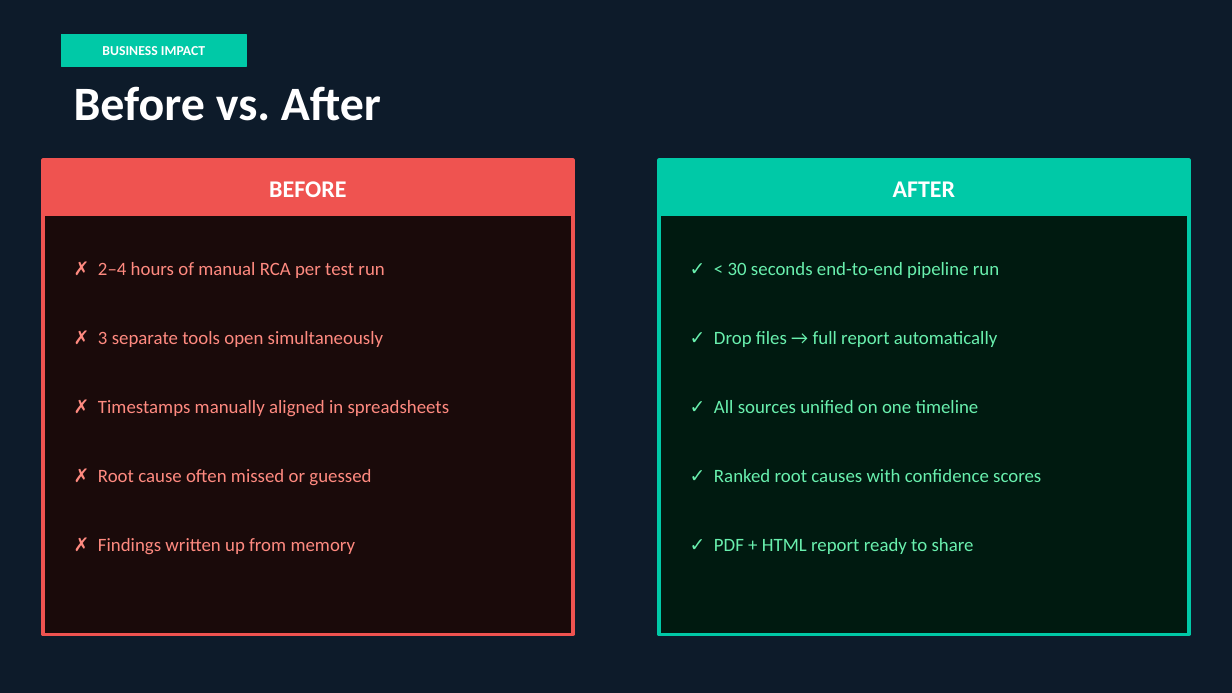
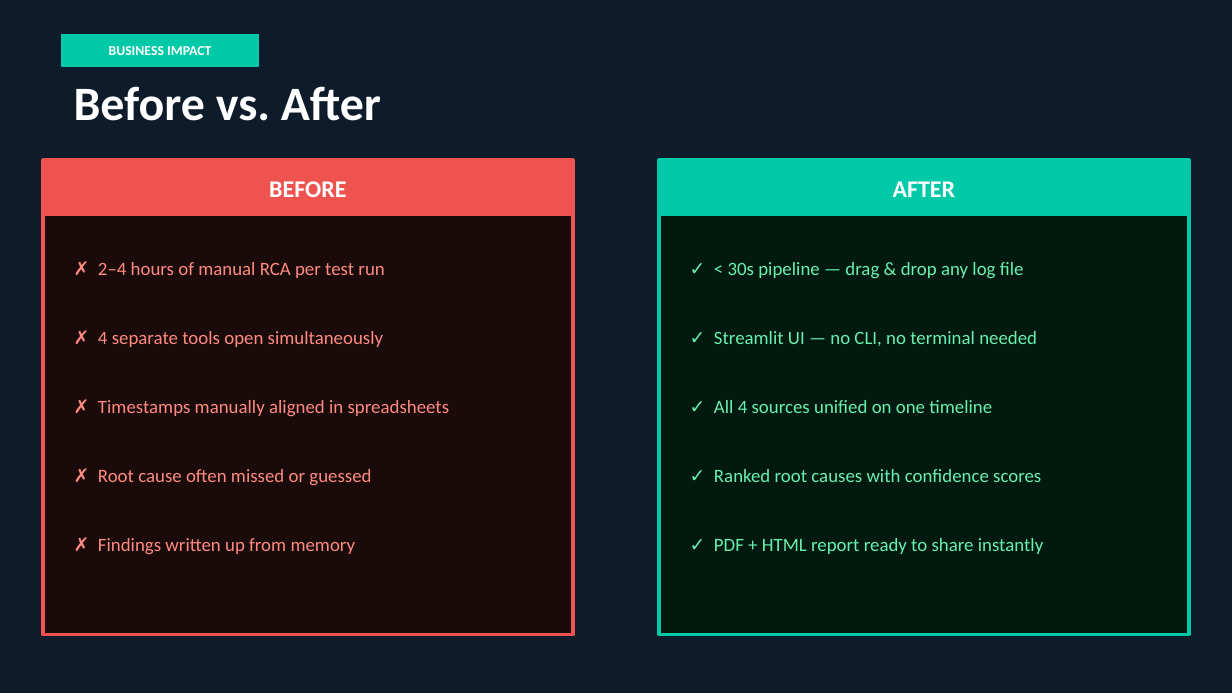
Before and after one commit to sharmp44/PT_AILog_Analyser, a slide deck: slide 8 of PT_AI_LogMining_Client_Deck.pptx. Drawn at 1232x693 pixels with LibreOffice and Linux fonts; fonts in the diff are those of the drawing. Boxes give left, top, right and bottom in pixels: in the first picture for what was removed or moved away, otherwise in the second. Text is boxed around its words. In the diff, an @@ line names an element or a change of style, - is before the commit and + after.

```diff
--- a/PT_AI_LogMining_Client_Deck.pptx
+++ b/PT_AI_LogMining_Client_Deck.pptx
@@ text "BUSINESS IMPACT": place and size @@
-text "BUSINESS IMPACT" at <box>102,46,205,55</box>
+text "BUSINESS IMPACT" at <box>109,46,211,55</box>
@@ rectangle: place and size @@
-rectangle at <box>62,34,246,67</box>
+rectangle at <box>62,34,259,67</box>
@@ text at <box>728,262,1024,279</box>: text changed @@
-✓ < 30 seconds end-to-end pipeline run
+✓ < 30s pipeline — drag & drop any log file
@@ text at <box>98,331,383,347</box>: text changed @@
-✗ 3 separate tools open simultaneously
+✗ 4 separate tools open simultaneously
@@ text at <box>714,331,1037,346</box>: text changed @@
-✓ Drop files → full report automatically
+✓ Streamlit UI — no CLI, no terminal needed
@@ text at <box>714,400,992,413</box>: text changed @@
-✓ All sources unified on one timeline
+✓ All 4 sources unified on one timeline
@@ text at <box>714,538,1043,554</box>: text changed @@
-✓ PDF + HTML report ready to share
+✓ PDF + HTML report ready to share instantly
```
Also in this commit, not shown: 8 other slides changed, 1 slide added, 1 slide removed, 10 other files.
